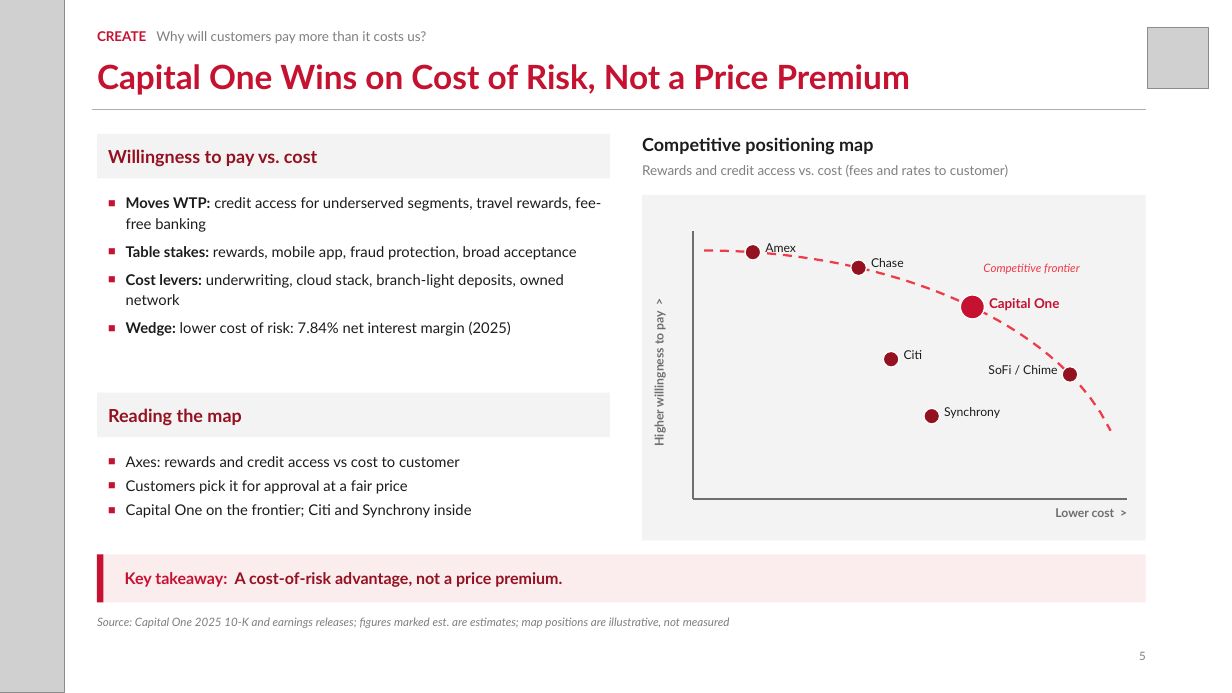
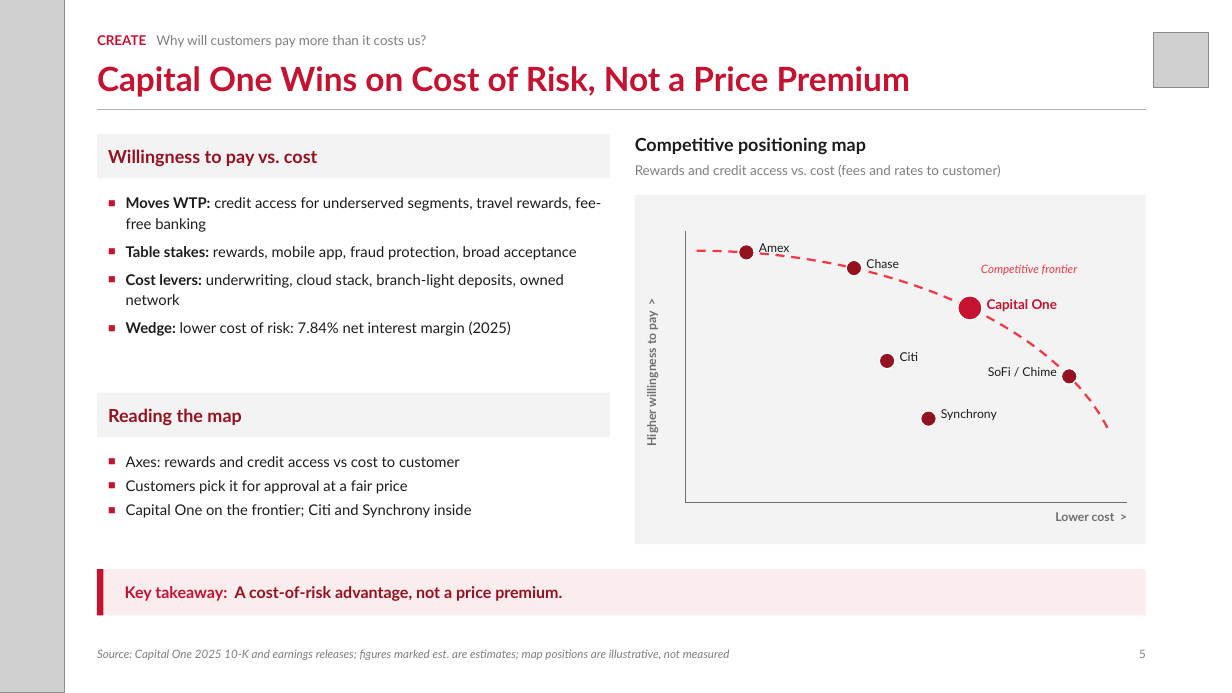
Before and after one commit to zuhayr77/AI-Business-Strategy-Agent, a slide deck: slide 5 of dccd-strategy-agent/examples/Capital_One_DCCD.pptx. Drawn at 1232x693 pixels with LibreOffice and Linux fonts; fonts in the diff are those of the drawing; grey boxes stand for pictures. Boxes give left, top, right and bottom in pixels: in the first picture for what was removed or moved away, otherwise in the second. Text is boxed around its words. In the diff, an @@ line names an element or a change of style, - is before the commit and + after.

```diff
--- a/dccd-strategy-agent/examples/Capital_One_DCCD.pptx
+++ b/dccd-strategy-agent/examples/Capital_One_DCCD.pptx
@@ text "CREATE Why will customers pay ...": place and size @@
-text "CREATE Why will customers pay ..." at [97,31,426,43]
+text "CREATE Why will customers pay ..." at [97,35,426,47]
@@ picture: place and size @@
-picture at [1148,28,1209,89]
+picture at [1153,32,1209,88]
@@ text "Competitive positioning map": place and size @@
-text "Competitive positioning map" at [642,137,873,155]
+text "Competitive positioning map" at [635,137,866,155]
@@ text "Rewards and credit access vs. ...": place and size @@
-text "Rewards and credit access vs. ..." at [642,165,1008,177]
+text "Rewards and credit access vs. ..." at [635,165,1000,177]
@@ rectangle: place and size @@
-rectangle at [642,195,1146,541]
+rectangle at [635,195,1146,544]
@@ line moved from (693, 231) - (693, 499) to (686, 231) - (686, 503) @@
@@ text "Higher willingness to pay >": place and size @@
-text "Higher willingness to pay >" at [652,312,667,445]
+text "Higher willingness to pay >" at [644,312,659,445]
@@ freeform shape: place and size @@
-freeform shape at [704,250,1111,431]
+freeform shape at [697,250,1111,433]
@@ 4 ellipses, 3 texts: place and size @@
-4 ellipses, 3 texts at [745,243,940,424]
+4 ellipses, 3 texts at [738,243,936,427]
@@ text "Lower cost >": place and size @@
-text "Lower cost >" at [1055,508,1115,517]
+text "Lower cost >" at [1055,512,1115,521]
@@ line moved from (693, 499) - (1128, 499) to (686, 503) - (1128, 503) @@
@@ 2 rectangles, 1 text: place and size @@
-2 rectangles, 1 text at [97,555,1146,603]
+2 rectangles, 1 text at [97,569,1146,616]
@@ text "Source: Capital One 2025 10-K ...": place and size @@
-text "Source: Capital One 2025 10-K ..." at [97,617,730,628]
+text "Source: Capital One 2025 10-K ..." at [97,649,730,660]
@@ text "Source: Capital One 2025 10-K ..." at [97,649,730,660]: vertical alignment top to bottom @@
@@ text "5" at [1139,650,1146,658]: vertical alignment middle to bottom @@
```
Also in this commit, not shown: 8 other slides changed, 11 other files.
